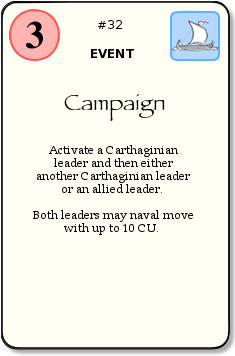
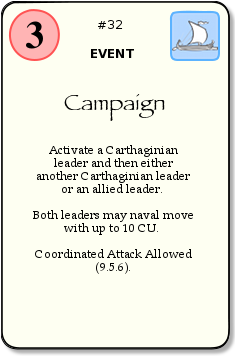
Two versions of the same layered image (235 × 356). Layer-by-layer changes:
painted on "text" over left=35, top=249, right=192, bottom=274
